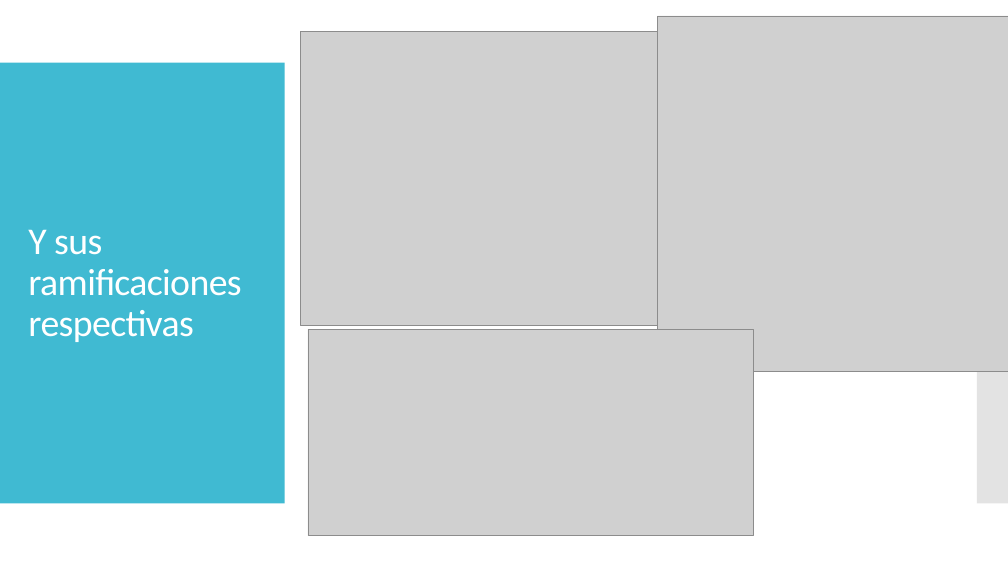
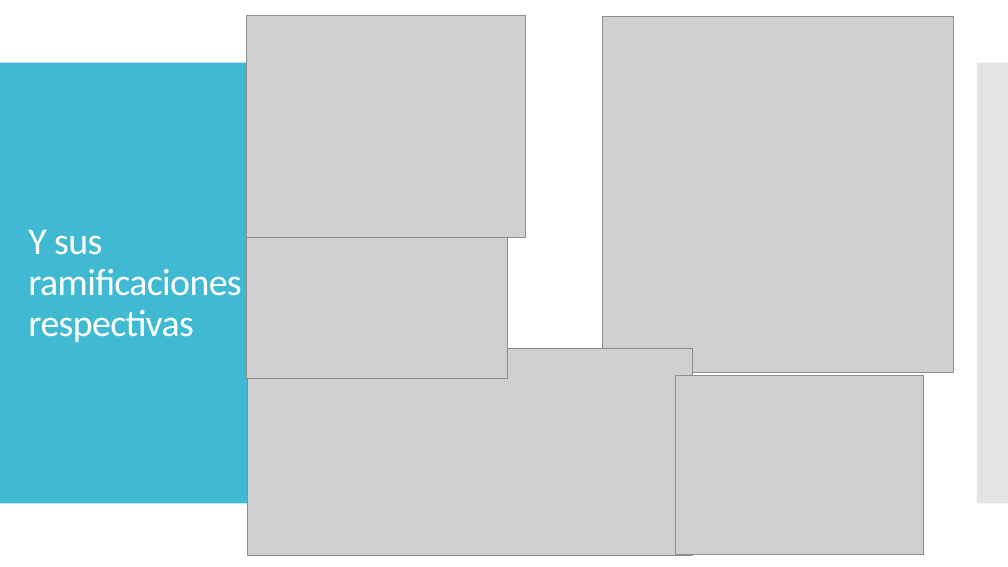
Before and after one commit to jesusapb/POO-2.0, a slide deck: slide 12 of Presentación.pptx (slide 9 before the commit). Drawn at 1008x567 pixels with LibreOffice and Linux fonts; fonts in the diff are those of the drawing; grey boxes stand for pictures. Boxes give left, top, right and bottom in pixels: in the first picture for what was removed or moved away, otherwise in the second. Text is boxed around its words. In the diff, an @@ line names an element or a change of style, - is before the commit and + after.

```diff
--- a/Presentación.pptx
+++ b/Presentación.pptx
@@ picture added at bbox=[247, 16, 526, 237] @@
@@ picture: place and size @@
-picture at bbox=[658, 16, 1008, 372]
+picture at bbox=[603, 17, 953, 373]
@@ picture removed at bbox=[300, 31, 658, 325] @@
@@ picture added at bbox=[247, 238, 508, 378] @@
@@ picture: place and size @@
-picture at bbox=[308, 329, 753, 535]
+picture at bbox=[248, 349, 693, 555]
@@ picture added at bbox=[676, 376, 923, 554] @@
```
Also in this commit, not shown: 7 other slides changed, 4 slides added, 1 slide removed, 6 other files.
